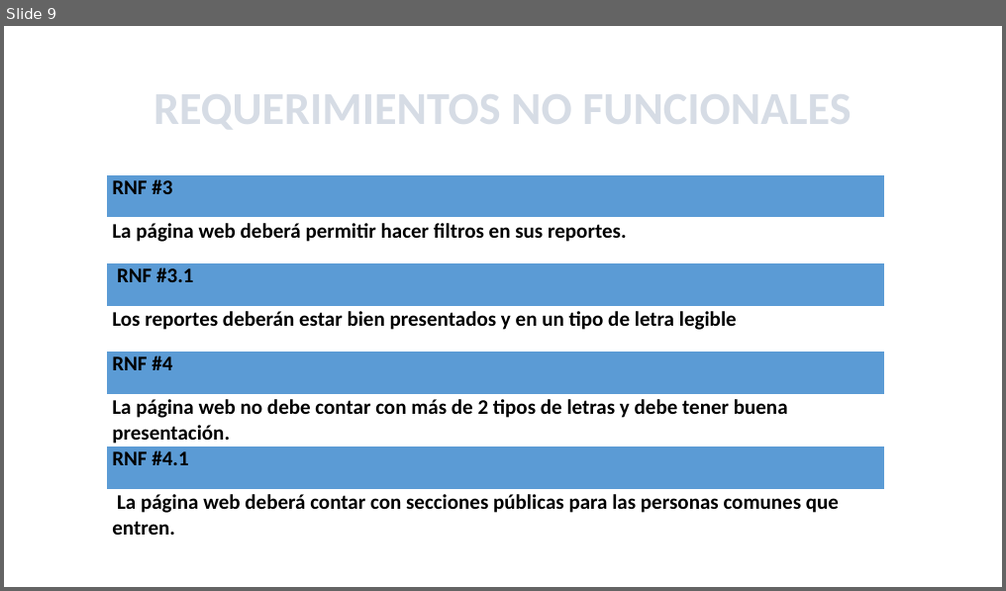
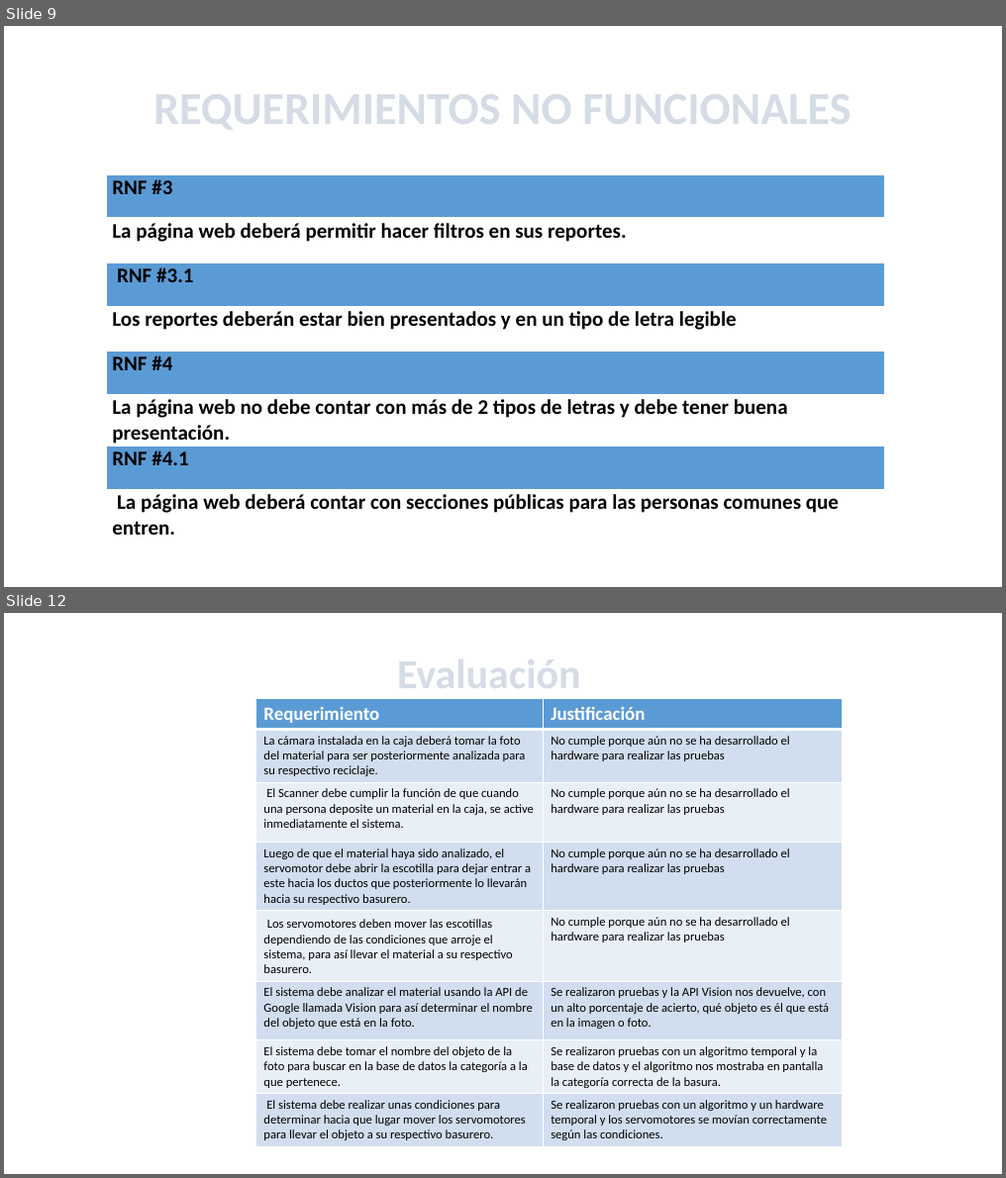
Before and after one commit to Kathar6/A.R.I, a slide deck: Documentos/RECICLAJE INTELIGENTE.pptx. Shown one above the other, each under a label of ours: slide 9 before the commit, slides 9 and 12 after it; the slides between them are not shown. The pictures are 1006x591 and 1006x1178 pixels, drawn with LibreOffice and Linux fonts; fonts in the diff are those of the drawing; background and template pictures are left out. Boxes give left, top, right and bottom in pixels: in the first picture for what was removed or moved away, otherwise in the second. Text is boxed around its words. In the diff, an @@ line names an element or a change of style, - is before the commit and + after.

```diff
--- a/Documentos/RECICLAJE INTELIGENTE.pptx
+++ b/Documentos/RECICLAJE INTELIGENTE.pptx
@@ slide 12 added at box(4, 613, 1002, 1174), background picture (left out) @@
@@ title added at box(397, 660, 581, 688), 40 pt, text pattern #44546A on #D6DCE5, bold @@
+Evaluación
@@ table added at box(256, 699, 842, 1146), 8 rows, 2 columns @@
+Requerimiento | Justificación
+La cámara instalada en la caja deberá tomar la foto del material para ser posteriormente analizada para su respectivo reciclaje. | No cumple porque aún no se ha desarrollado el hardware para realizar las pruebas
+El Scanner debe cumplir la función de que cuando una persona deposite un material en la caja, se active inmediatamente el sistema. | No cumple porque aún no se ha desarrollado el hardware para realizar las pruebas
+Luego de que el material haya sido analizado, el servomotor debe abrir la escotilla para dejar entrar a este hacia los ductos que posteriormente lo llevarán hacia su respectivo basurero. | No cumple porque aún no se ha desarrollado el hardware para realizar las pruebas
+Los servomotores deben mover las escotillas dependiendo de las condiciones que arroje el sistema, para así llevar el material a su respectivo basurero. | No cumple porque aún no se ha desarrollado el hardware para realizar las pruebas
+El sistema debe analizar el material usando la API de Google llamada Vision para así determinar el nombre del objeto que está en la foto. | Se realizaron pruebas y la API Vision nos devuelve, con un alto porcentaje de acierto, qué objeto es él que está en la imagen o foto.
+El sistema debe tomar el nombre del objeto de la foto para buscar en la base de datos la categoría a la que pertenece. | Se realizaron pruebas con un algoritmo temporal y la base de datos y el algoritmo nos mostraba en pantalla la categoría correcta de la basura.
+El sistema debe realizar unas condiciones para determinar hacia que lugar mover los servomotores para llevar el objeto a su respectivo basurero. | Se realizaron pruebas con un algoritmo y un hardware temporal y los servomotores se movían correctamente según las condiciones.
```
Also in this commit, not shown: 2 slides changed, 3 other slides added.
